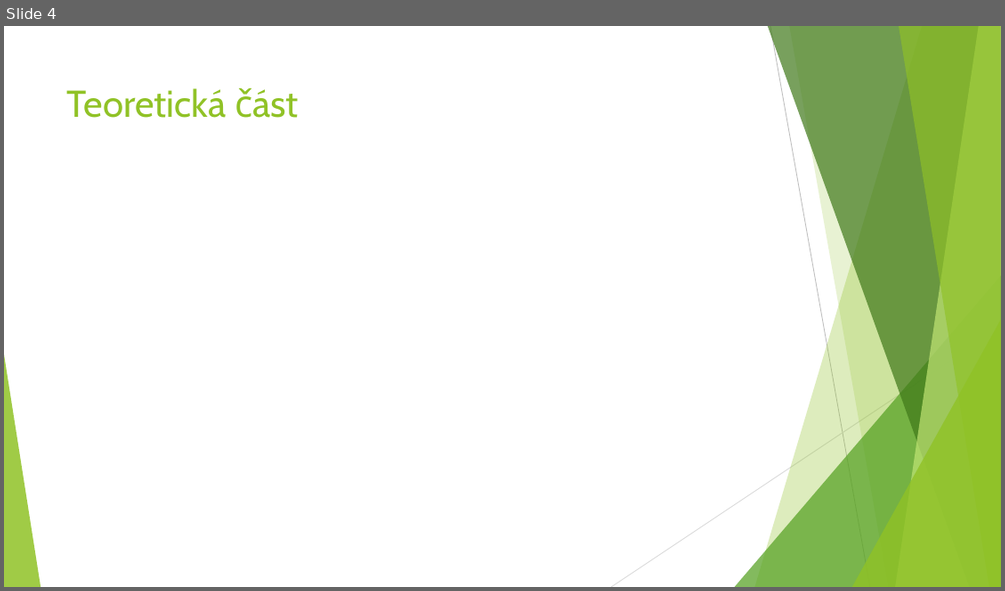
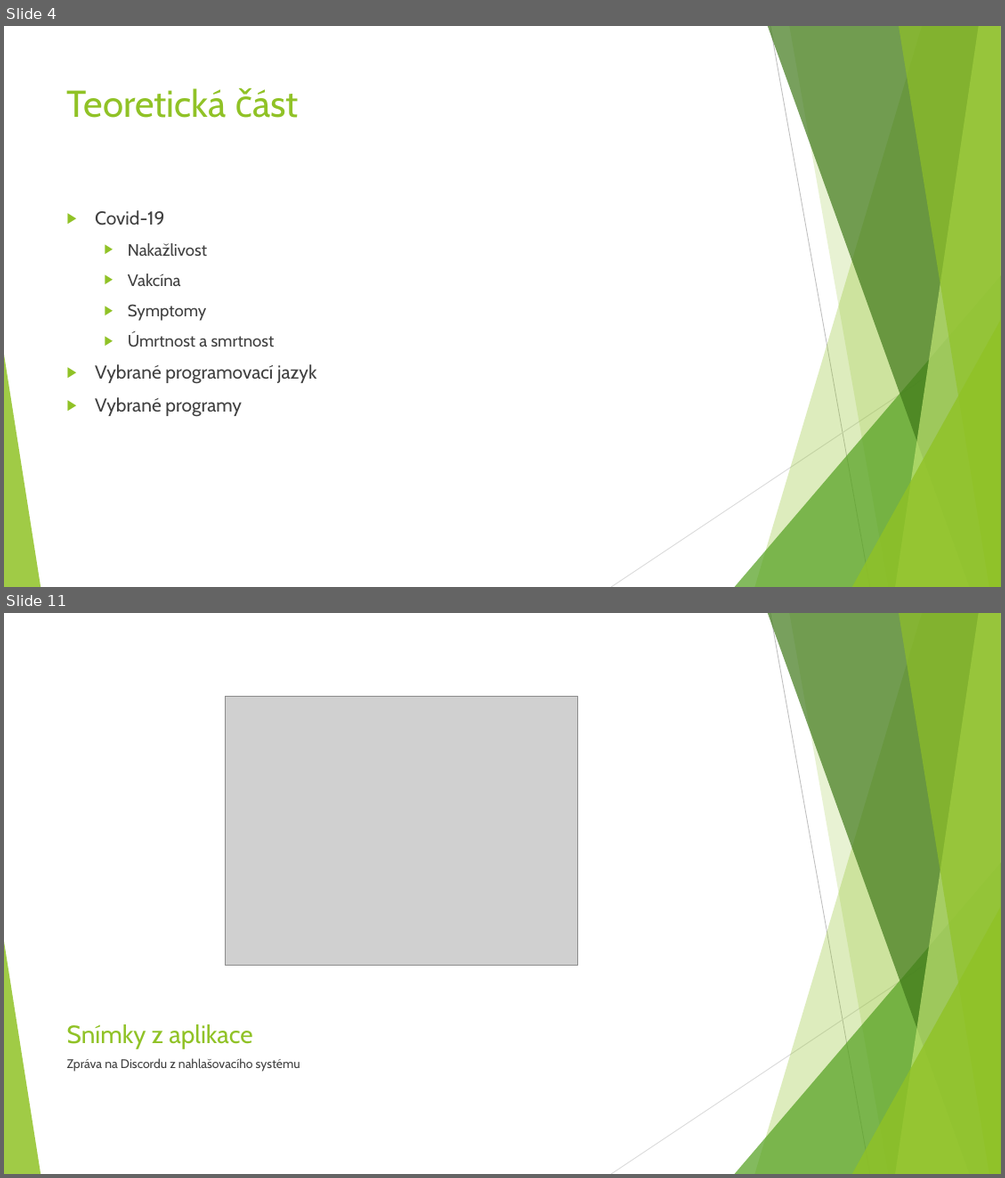
Before and after one commit to NiX3r/CoronaTracker, a slide deck: Documents/CoronaTracker.pptx. Shown one above the other, each under a label of ours: slide 4 before the commit, slides 4 and 11 after it; the slides between them are not shown. The pictures are 1005x591 and 1005x1178 pixels, drawn with LibreOffice and Linux fonts; fonts in the diff are those of the drawing; grey boxes stand for pictures. Boxes give left, top, right and bottom in pixels: in the first picture for what was removed or moved away, otherwise in the second. Text is boxed around its words. In the diff, an @@ line names an element or a change of style, - is before the commit and + after.

```diff
--- a/Documents/CoronaTracker.pptx
+++ b/Documents/CoronaTracker.pptx
@@ slide 11 added at [4,613,1001,1174], background #FFFFFF; not listed: 10 template elements that a slide beside it also shows @@
@@ picture added at [226,697,577,966] @@
@@ title added at [67,1024,252,1048], 24 pt, text #90C226 @@
+Snímky z aplikace
@@ text added at [67,1058,300,1071], 12 pt, text #404040 @@
+Zpráva na Discordu z nahlašovacího systému
@@ slide 4 changed as well @@
@@ text added at [95,210,316,417], 18 pt, text #404040 @@
+▶ Covid-19
+  ▶ Nakažlivost
+  ▶ Vakcína
+  ▶ Symptomy
+  ▶ Úmrtnost a smrtnost
+▶ Vybrané programovací jazyk
+▶ Vybrané programy
```
Also in this commit, not shown: 6 other slides changed, 6 other slides added, 3 slides removed.
